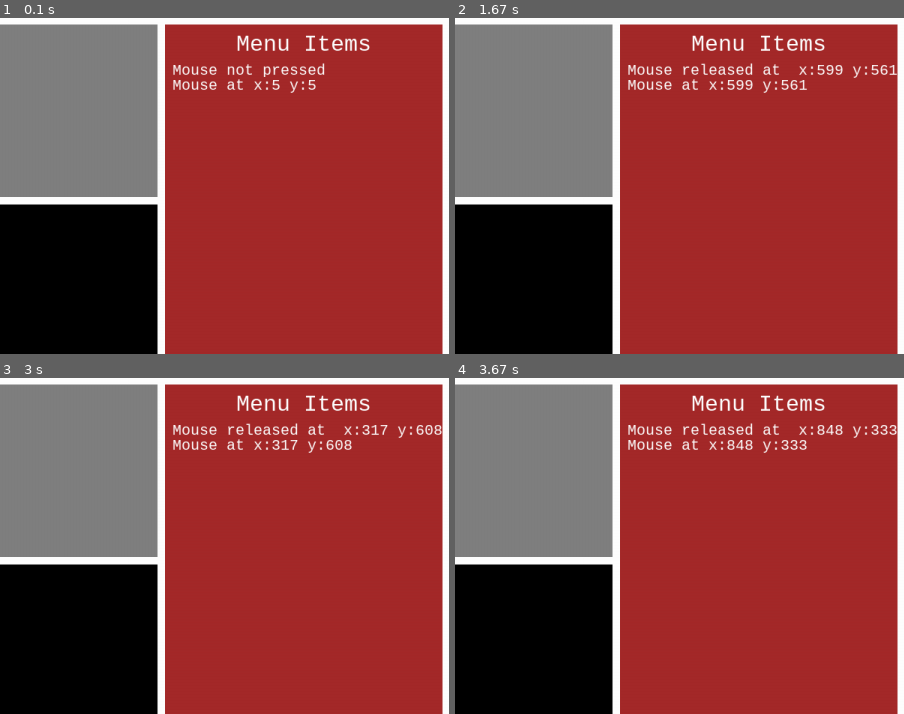
Above: before the commit, frames 1-4 (two rows, left to right).
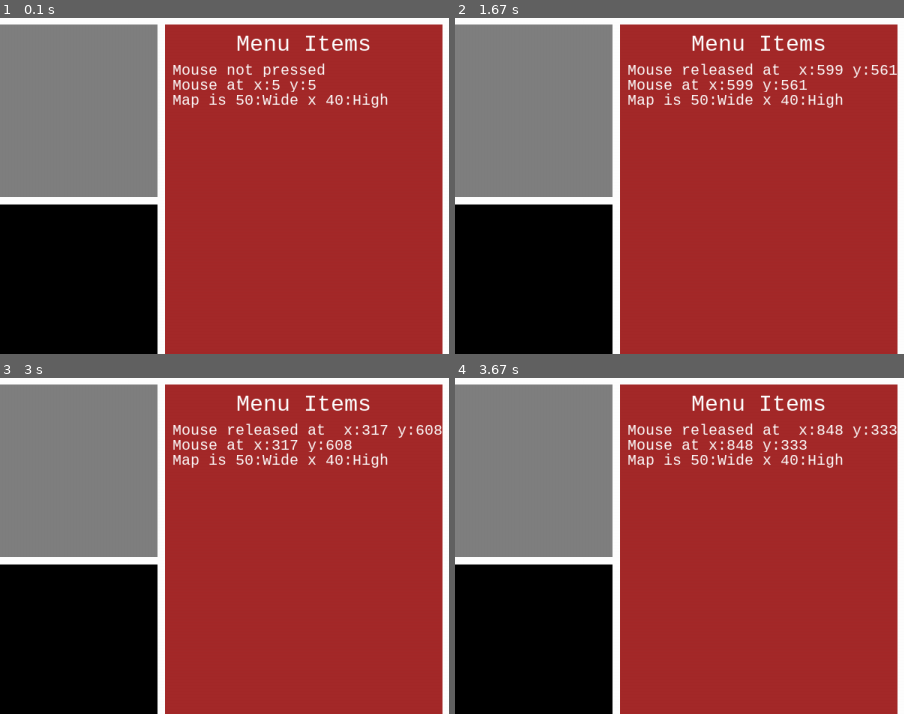
Above: after the commit, the same moments.

Repository: denisjackman/pyproject
Game: pygame game, started from wargame-test/wargame.py
Same seed, same stepped clock (60 frames per second), same inputs: the game is played once before the commit and once after it.
Inputs (mouse positions are % of the whole screen's width and height, from its top left):
- Up to frame 1 (0.1 s): no input
- Up to frame 2 (1.67 s): click (50, 50) at 0.38 s; click (19, 73) at 0.72 s; click (52, 16) at 1.05 s; click (50, 62) at 1.38 s
- Up to frame 3 (3 s): click (34, 17) at 1.72 s; click (81, 48) at 2.05 s; click (85, 70) at 2.38 s; click (26, 68) at 2.72 s
- Up to frame 4 (3.67 s): click (35, 79) at 3.05 s; click (71, 37) at 3.38 s
The pictures show only the part of the screen within x 50-100%, y 0-50%; the shares and areas given below are measured in that part.

The runs differ from the first frame. In frame 1, 0.7% of the frame differs, in the area x 38-87%, y 22-27%; in frame 2, 0.7%; in frame 3, 0.7%; in frame 4, 0.7%.

Commit message:
Daily Commit

Diff:
--- a/wargame-test/wargame.py
+++ b/wargame-test/wargame.py
@@ -13,6 +13,7 @@
 GAME_HEIGHT = 640
 GAME_WINDOW_X = 10
 GAME_WINDOW_Y = 250
+GAME_MAP = []
 
 TITLE_WIDTH = 800
 TITLE_HEIGHT = 230
@@ -33,11 +34,23 @@
 FILEPATH = Path(__file__).parent
 FONTDATA = "/data/Fontdata.json"
 
+def build_map( width, height):
+    '''Build the map'''
+    returnmap = []
+    for y in range(height):
+        row = []
+        for x in range(width):
+            row.append(0)
+        returnmap.append(row)
+    return returnmap
+
+
 def main():
     '''Main function'''
     # Initialise pygame
     pygame.init()
     pygame.font.init()
+    GAMEMAP = build_map(50, 40)
 
     window = pygame.display.set_mode((WIDTH, HEIGHT))
     clock = pygame.time.Clock()
@@ -85,7 +98,7 @@
 
         infotext = infofont.render(info, True, WHITE, BROWN)
         mousetext = infofont.render(f"Mouse at x:{mousepos[0]} y:{mousepos[1]}", True, WHITE, BROWN)
-
+        maptext = infofont.render(f"Map is {len(GAMEMAP[0])}:Wide x {len(GAMEMAP)}:High", True, WHITE, BROWN )
         clock.tick(100)
         window.fill((WHITE))
         game_window.fill((BLACK))
@@ -97,6 +110,7 @@
         menu_window.blit(menutext, (MENU_WIDTH//2-menutextwidth//2, 10))
         menu_window.blit(infotext, (10, 50))
         menu_window.blit(mousetext, (10, 70))
+        menu_window.blit(maptext, (10, 90))
 
         window.blit(game_window, (GAME_WINDOW_X, GAME_WINDOW_Y))
         window.blit(title_window, (TITLE_WINDOW_X, TITLE_WINDOW_Y))
